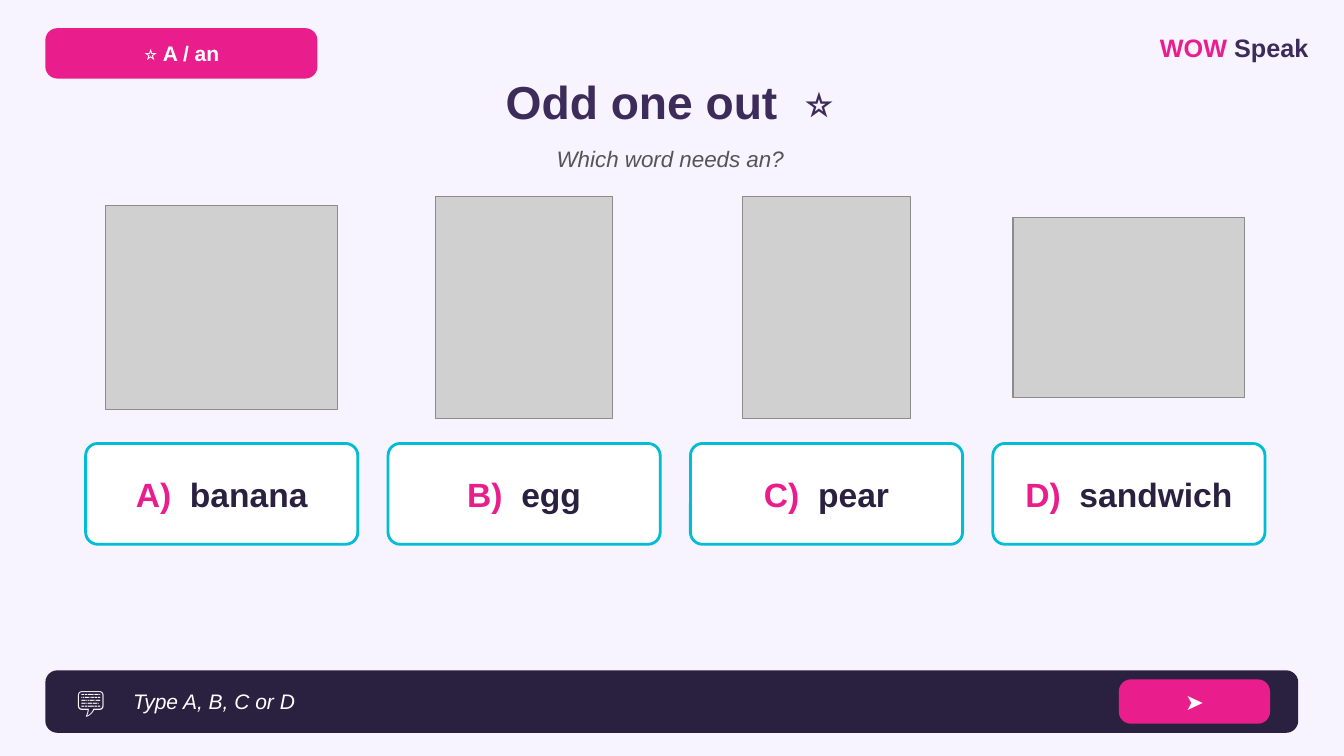
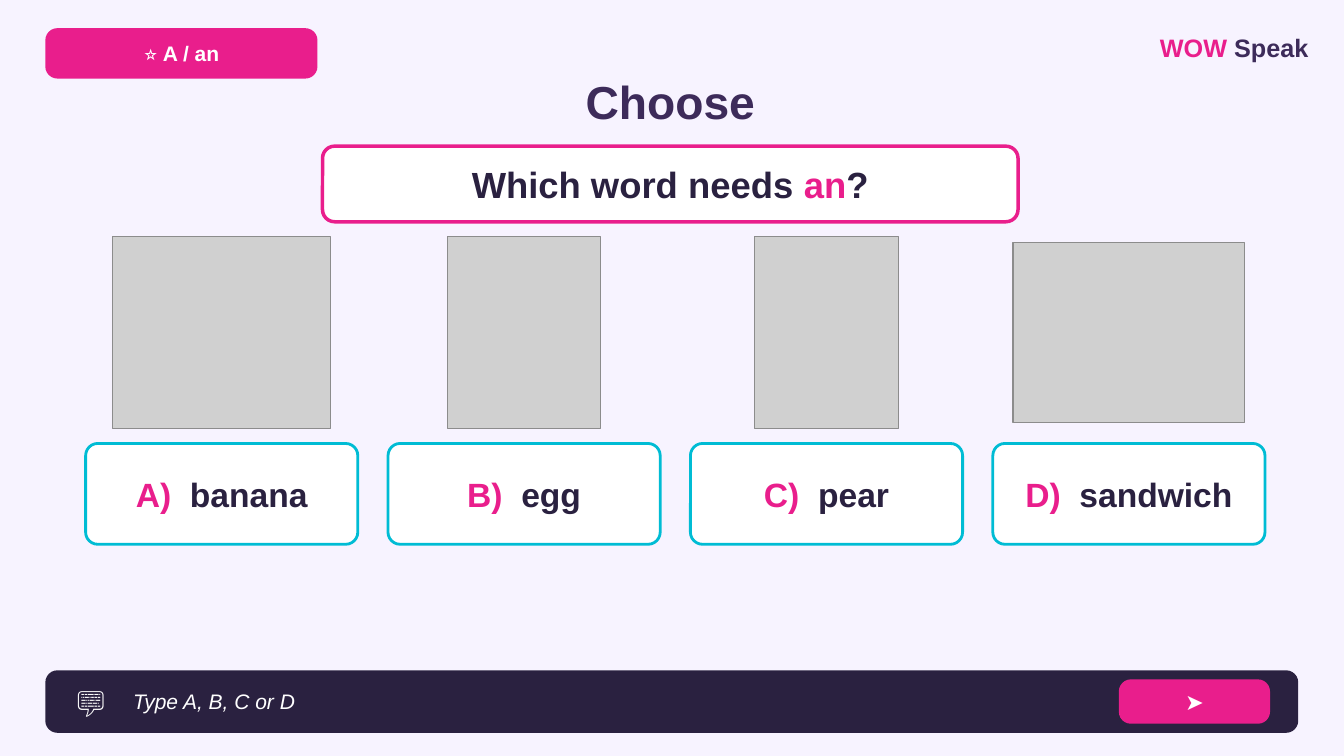
Before and after one commit to wowspeakschool-lang/classroom, a slide deck: slide 21 of vebinary/03.12_A-an/7-9/WOW_Speak_A_An_Food_7-9_LESSON.pptx. Drawn at 1344x756 pixels with LibreOffice and Linux fonts; fonts in the diff are those of the drawing; grey boxes stand for pictures. Boxes give left, top, right and bottom in pixels: in the first picture for what was removed or moved away, otherwise in the second. Text is boxed around its words. In the diff, an @@ line names an element or a change of style, - is before the commit and + after.

```diff
--- a/vebinary/03.12_A-an/7-9/WOW_Speak_A_An_Food_7-9_LESSON.pptx
+++ b/vebinary/03.12_A-an/7-9/WOW_Speak_A_An_Food_7-9_LESSON.pptx
@@ text at box(586, 85, 755, 120): text changed @@
-Odd one out ⭐
+Choose
@@ rounded rectangle "Which word needs an?": place and size @@
-rounded rectangle "Which word needs an?" at box(557, 151, 783, 167)
+rounded rectangle "Which word needs an?" at box(323, 146, 1018, 222)
@@ rounded rectangle "Which word needs an?" at box(323, 146, 1018, 222): size 16 to 26 pt, bold on, italic off; text colour #555555 to #2A2140 in "Which word needs an?"; text colour #555555 to #E91E8C in "an?"; fill none to #FFFFFF; outline none to #E91E8C 2.5 pt @@
@@ picture: place and size @@
-picture at box(106, 206, 338, 409)
+picture at box(113, 237, 332, 429)
@@ picture: place and size @@
-picture at box(436, 197, 612, 418)
+picture at box(448, 237, 600, 429)
@@ picture: place and size @@
-picture at box(743, 197, 910, 418)
+picture at box(754, 237, 898, 429)
@@ picture: place and size @@
-picture at box(1013, 218, 1245, 397)
+picture at box(1013, 243, 1245, 422)
```
Also in this commit, not shown: 22 other slides changed, 7 other files.
